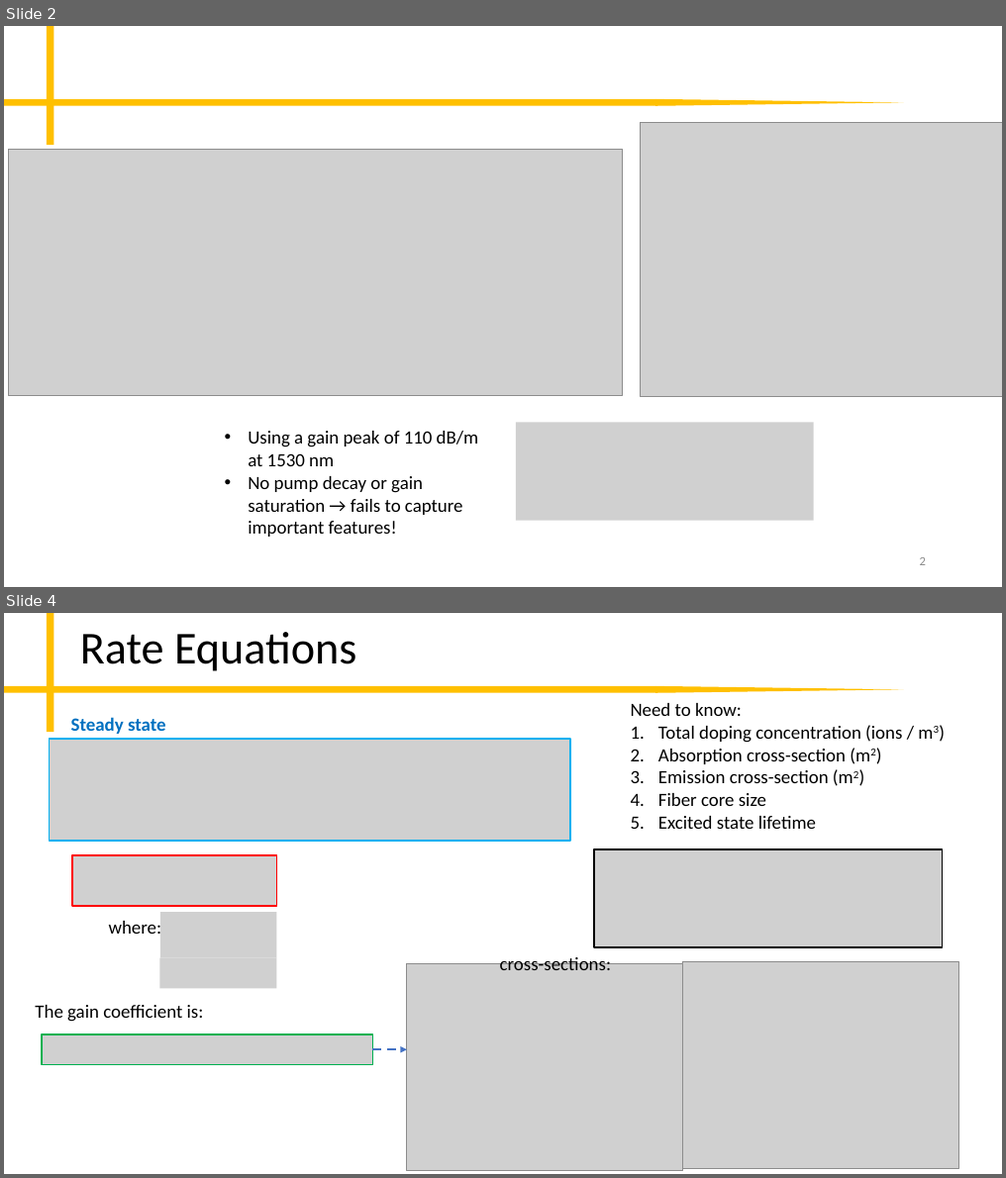
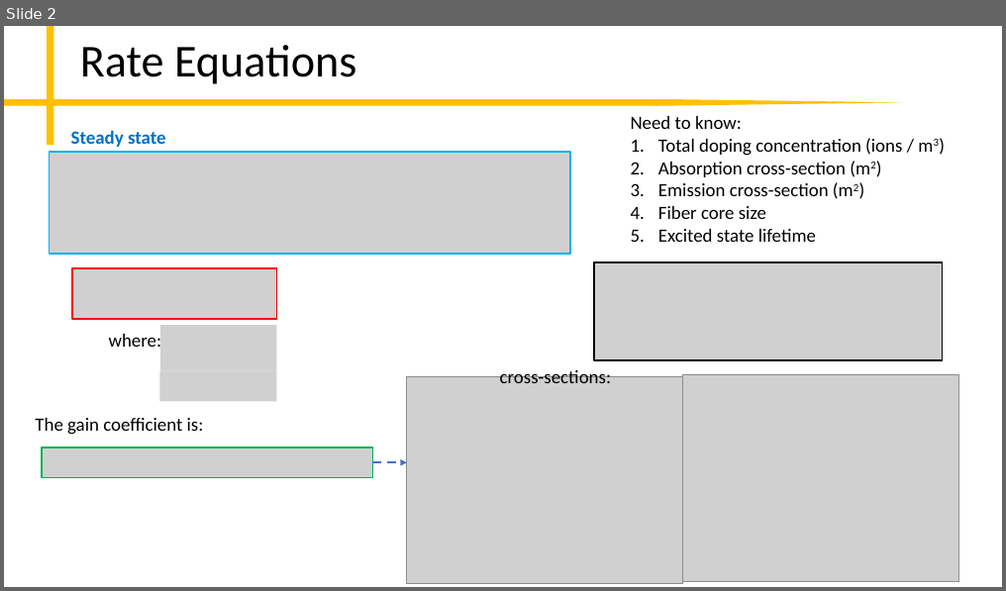
Before and after one commit to peter-chang62/Laser-Design-Scripts, a slide deck: memo.pptx. Shown one above the other, each under a label of ours: slides 2 and 4 before the commit, slide 2 after it; the slides between them are not shown. The pictures are 1006x1178 and 1006x591 pixels, drawn with LibreOffice and Linux fonts; fonts in the diff are those of the drawing; grey boxes stand for pictures. Boxes give left, top, right and bottom in pixels: in the first picture for what was removed or moved away, otherwise in the second. Text is boxed around its words. In the diff, an @@ line names an element or a change of style, - is before the commit and + after.

Commit message:
ppt update

```diff
--- a/memo.pptx
+++ b/memo.pptx
@@ slide 2 removed at [4,26,1002,587], background #FFFFFF; not listed: 3 template elements that a slide beside it also shows @@
@@ picture removed at [641,123,1002,396] @@
@@ picture removed at [9,149,623,396] @@
@@ text removed at [248,431,479,537] @@
-• Using a gain peak of 110 dB/m at 1530 nm
-• No pump decay or gain saturation → fails to capture important features!
@@ picture removed at [516,423,814,521] @@
@@ page number removed at [920,558,926,566] @@
-2
@@ what was slide 4 is now slide 2 @@
```
Also in this commit, not shown: 1 slide added, 2 other slides removed.
